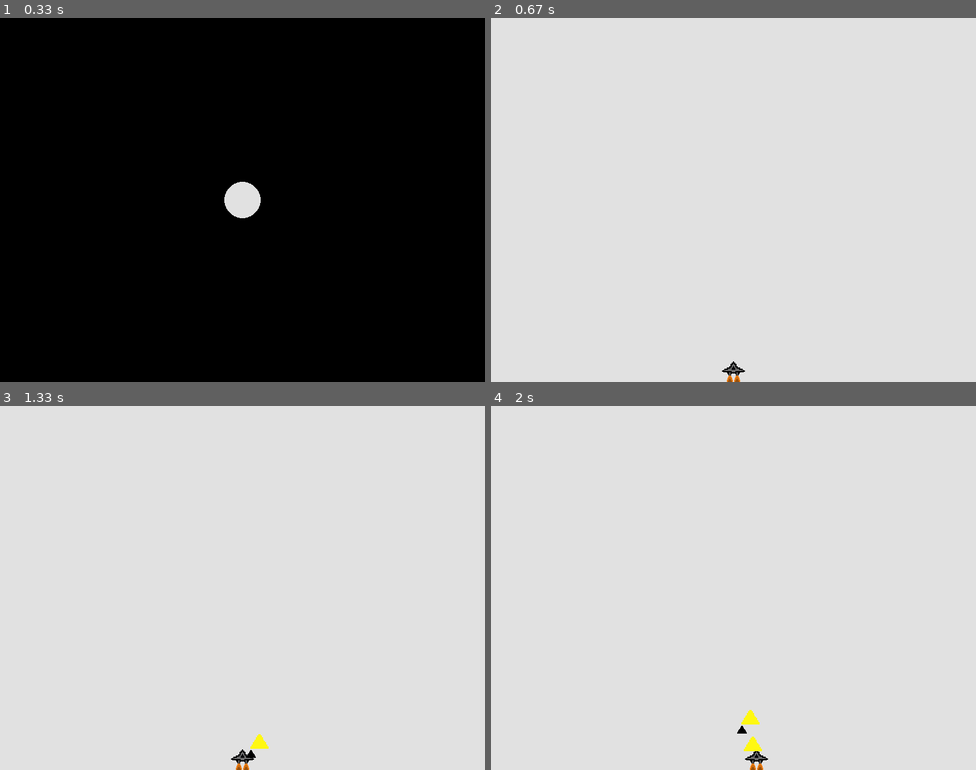
Above: before the commit, frames 1-4 (two rows, left to right).
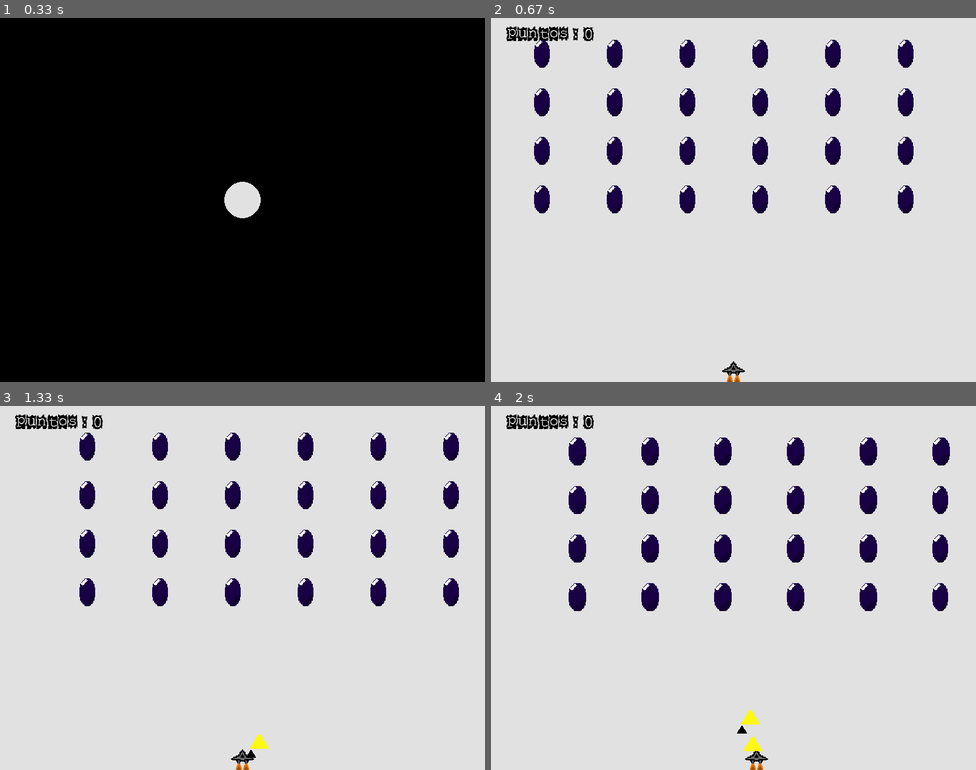
Above: after the commit, the same moments.

Repository: MarcoHerreraG/SpaceInvadersPROY
Game: pygame game, started from src/pygameApp.py
Two runs of this game, one before a commit and one after it. Both use one fixed random seed, a clock stepped at 60 frames per second and the inputs below.
Inputs (mouse positions are in pixels of both pictures, inside the frame that each line leads up to):
- Up to frame 1 (0.33 s): no input
- Up to frame 2 (0.67 s): tap Enter at 0.33 s
- Up to frame 3 (1.33 s): tap Space at 0.67 s; press the mouse at (295, 620) at 1.03 s; move the mouse to (329, 544) at 1.13 s; release the mouse at (363, 467) at 1.27 s
- Up to frame 4 (2 s): hold D 1.33-1.8 s; tap Space at 1.4, 1.7, 1.9 s; hold D from 1.83 s (still down)

Frame 1 is identical in both runs. In frame 2, 5.4% of the frame differs, in the area x 3-88%, y 2-54%; in frame 3, 5.4%; in frame 4, 6.0%, in the area x 3-95%, y 2-57%.

Commit message:
Se crearon los enemigos y su generación por parte de fleet, la puntuación fue integrada al mismo tiempo ya que, siendo honesto, olvidé cambiar de rama, se añadió la fuente y espero que esta falta de cambia de rama no afecte mucho mi calificación jeje.

Diff:
--- a/src/Enemigo.py
+++ b/src/Enemigo.py
@@ -1,6 +1,6 @@
 import pygame
 
-class Alien():
+class ENEM():
     def __init__(self, x, y, fleet):
         self.screen = fleet.app.screen
         self.image = pygame.image.load ("Assets/Image/OrbeENEM.png")
@@ -15,15 +15,18 @@
     def draw(self):
         self.screen.blit(self.image, self.rect)
 
-    def update(self, direction):
-        self.x += (self.Xspeed * direction)
+    def update(self, Orientacion):
+        self.x += (self.Xspeed * Orientacion)
         self.y += self.Yspeed
         self.rect.x = self.x
         self.rect.y = self.y
 
-    def check_collisions(self, sides, bottom):
+    def Checar_Borde_INF(self):
+        screen_rect = self.screen.get_rect()
+        if self.rect.bottom >= screen_rect.bottom:
+            return True
+
+    def Checar_Bordes(self):
         screen_rect = self.screen.get_rect()
         if self.rect.right >= screen_rect.right or self.rect.left <= 0:
-            sides = True
-        if self.rect.bottom >= screen_rect.bottom:
-            bottom = True
+            return True
--- /dev/null
+++ b/src/Fleet.py
@@ -0,0 +1,34 @@
+import pygame
+from Scene import Scene
+from Enemigo import ENEM
+from Puntuacion import Puntuacion
+
+class Fleet:
+    def __init__(self, game):
+        self.game = game
+        self.app = game.app
+        self.screen = self.app.screen
+        self.Orientacion = 1
+        self.ENEMS = []
+        self.create_fleet()
+        self.score = Puntuacion(self.app)
+
+    def create_fleet(self):
+        for i in range(30, self.app.width - 100, 120):
+            for j in range(30, int(self.app.height/2), 80):
+                self.ENEM = ENEM(i, j, self)
+                self.ENEMS.append(self.ENEM)
+    def draw(self):
+        for ENEM in self.ENEMS:
+            ENEM.draw()
+    def update(self):
+        for ENEM in self.ENEMS:
+            ENEM.update(self.Orientacion)
+            if ENEM.Checar_Bordes():
+                self.Orientacion *= -1
+
+            if ENEM.Checar_Borde_INF():
+
+                #self.app.change_scene('gameover')
+                self.ENEMS.clear()
+                print("perdiste")
--- a/src/Play_Scene.py
+++ b/src/Play_Scene.py
@@ -1,5 +1,7 @@
 from Scene import Scene
 from ship import Ship
+from Puntuacion import Puntuacion
+from Fleet import Fleet
 import pygame
 
 
@@ -9,11 +11,14 @@
         self.app = app
         self.screen = app.screen
         self.ship = Ship(app)
+        self.Puntuacion = Puntuacion(app)
+        self.Fleet = Fleet(self)
         super().__init__('PlayScene')
 
 
     def start(self):
         print('Se inicia: ', self.name)
+        self.Fleet.create_fleet()
 
     def process_events(self, event):
         if event.type == pygame.KEYDOWN:
@@ -36,11 +41,15 @@
 
     def update(self):
         self.ship.update()
+        self.Puntuacion.update()
+        self.Fleet.update()
 
     def draw(self):
         self.screen.fill((225, 225, 225))
         #pygame.draw.circle(self.screen, (0, 0, 0), (self.app.width/2, self.app.height/2), 30)
         self.ship.draw()
+        self.Puntuacion.draw()
+        self.Fleet.draw()
 
     def exit(self):
         print('Termina: ', self.name)
--- /dev/null
+++ b/src/Puntuacion.py
@@ -0,0 +1,16 @@
+import pygame
+
+class Puntuacion:
+    def __init__(self, app):
+
+        self.screen = app.screen
+        self.Puntos = 0
+    def draw(self):
+        self.screen.blit(self.score_letters, self.score_rect)
+
+    def update(self):
+
+        self.font=pygame.font.Font("Assets/Fonts/papercut.ttf", 32)
+        self.score_letters = self.font.render("Puntos : %d " % (self.Puntos), True, (0,0,0))
+        self.score_rect = self.score_letters.get_rect()
+        self.score_rect.center = (100, 20)
Binary file added: Assets/Fonts/papercut.ttf
